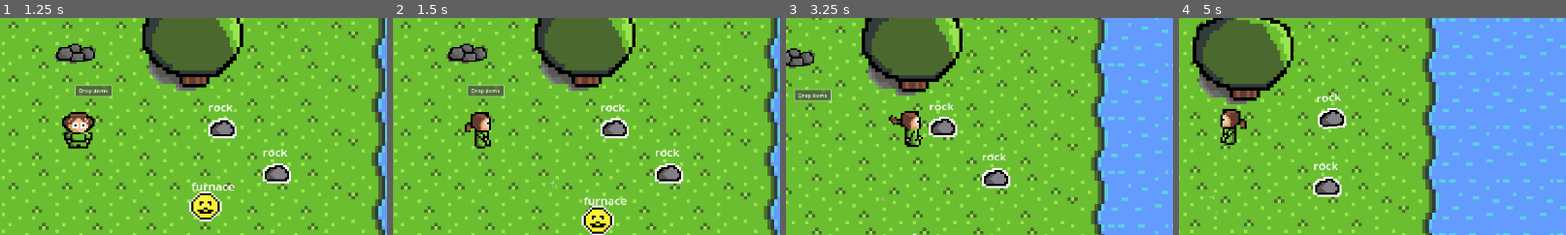
Above: before the commit, frames 1-4 (left to right).
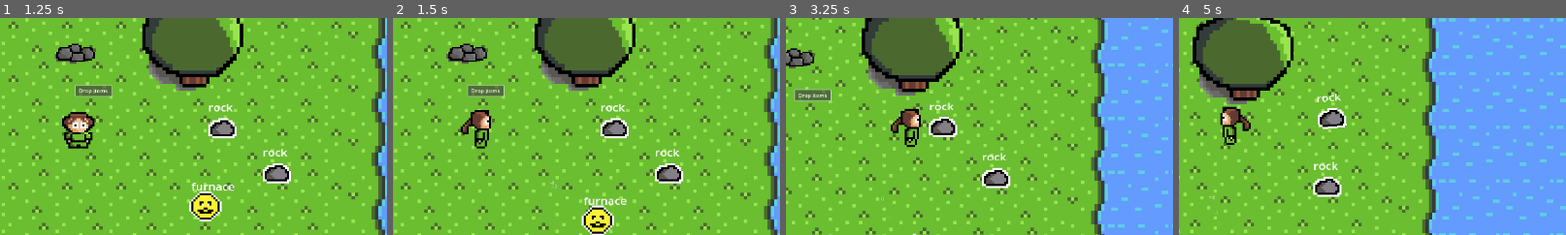
Above: after the commit, the same moments.

Repository: aubindetrez/DigitalReborn
Game: Godot game, scene res://scenes/main_scene.tscn
The game is run twice, just before and just after one commit, with the same random seed, the same clock (stepped at 60 frames per second) and the same inputs. Sound files missing from this copy of the repository are replaced by a short silence.
Inputs:
- Up to frame 1 (1.25 s): click "Drop items" at 0.5 s
- Up to frame 2 (1.5 s): tap Enter (ui_accept) at 1.25, 1.35 s; hold Right (ui_right) from 1.28 s (still down)
- Up to frame 3 (3.25 s): tap Enter (ui_accept) at 1.52, 1.82, 2.1, 2.27, 2.57, 2.85 s; release Right (ui_right) at 2.03 s; hold Down (ui_down) 2.03-2.78 s; hold Right (ui_right) from 2.78 s (still down)
- Up to frame 4 (5 s): release Right (ui_right) at 3.53 s; hold Up (ui_up) 3.53-4.28 s; tap Enter (ui_accept) at 3.6, 3.77, 4.07, 4.35, 4.52, 4.82 s; hold Left (ui_left) from 4.28 s (still down)
The pictures show only the part of the screen within x 40-90%, y 35-84%; the shares and areas given below are measured in that part.

Frame 1 is identical in both runs. In frame 2, 0.5% of the frame differs, in the area x 17-26%, y 42-60%; in frame 3, 0.6%, in the area x 26-36%, y 41-60%; in frame 4, 0.6%.

Commit message:
Add animations to the player when he uses magic to move objects around

Diff:
--- a/scenes/GrapRegion.gd
+++ b/scenes/GrapRegion.gd
@@ -4,6 +4,10 @@
 
 var can_grab: DroppedItem = null
 var grabbing: DroppedItem = null
+
+signal start_grabbing()
+signal stop_grabbing()
+
 @export var target: Node2D
 
 @export var activate: bool = false:
@@ -42,8 +46,10 @@
 func handle_inputs():
 	if Input.is_action_just_pressed("ui_accept"):
 		activate = true
+		start_grabbing.emit()
 	elif Input.is_action_just_released("ui_accept"):
 		activate = false
+		stop_grabbing.emit()
 
 func _on_area_entered(area: DroppedItem):
 	print("Can grab: ", area.common_name)
--- a/scenes/animate_moving_obj.gd
+++ b/scenes/animate_moving_obj.gd
@@ -18,6 +18,12 @@
 	parent = get_parent()
 	assert(parent is AnimatedSprite2D, "The parent must be an animated sprite2d")
 
+var magic = false
+# Enable / Disable magic animation
+func magic_on():
+	magic = true
+func magic_off():
+	magic = false
 
 var smoothed_rot = 0.0
 # Called every frame. 'delta' is the elapsed time since the previous frame.
@@ -37,28 +43,52 @@
 func anim_moving():
 	parent.speed_scale = 2 # by default the movement is too fast compared to the animation, speed up the animation
 	if smoothed_rot < (PI/2 - PI/4) and smoothed_rot > (-PI/2 + PI/4):
-		parent.play("upward")
+		if magic:
+			parent.play("upward_magic")
+		else:
+			parent.play("upward")
 	elif smoothed_rot < (-PI/2 - PI/4) or smoothed_rot > (PI/2 + PI/4):
-		parent.play("downward")
+		if magic:
+			parent.play("downward_magic")
+		else:
+			parent.play("downward")
 	elif smoothed_rot < (PI - PI/4) and smoothed_rot > (0 + PI/4):
 		parent.flip_h = false
-		parent.play("right")
+		if magic:
+			parent.play("right_magic")
+		else:
+			parent.play("right")
 	elif smoothed_rot > (-PI + PI/4) and smoothed_rot < (0 - PI/4):
 		parent.flip_h = true
-		parent.play("right")
+		if magic:
+			parent.play("right_magic")
+		else:
+			parent.play("right")
 
 func anim_idle():
 	parent.speed_scale = 1
 	if smoothed_rot < (PI/2 - PI/4) and smoothed_rot > (-PI/2 + PI/4):
-		parent.play("idleup")
+		if magic:
+			parent.play("idleup_magic")
+		else:
+			parent.play("idleup")
 	elif smoothed_rot < (-PI/2 - PI/4) or smoothed_rot > (PI/2 + PI/4):
-		parent.play("idledown")
+		if magic:
+			parent.play("idledown_magic")
+		else:
+			parent.play("idledown")
 	elif smoothed_rot < (PI - PI/4) and smoothed_rot > (0 + PI/4):
 		parent.flip_h = false
-		parent.play("idleright")
+		if magic:
+			parent.play("idleright_magic")
+		else:
+			parent.play("idleright")
 	elif smoothed_rot > (-PI + PI/4) and smoothed_rot < (0 - PI/4):
 		parent.flip_h = true
-		parent.play("idleright")
+		if magic:
+			parent.play("idleright_magic")
+		else:
+			parent.play("idleright")
 
 var blockingAnimAttack = false # Do not play any other animation if set
 func anim_attack(_strength):
--- a/scenes/main_scene.tscn
+++ b/scenes/main_scene.tscn
@@ -149,6 +149,22 @@
 atlas = ExtResource("2_uow8f")
 region = Rect2(96, 0, 32, 32)
 
+[sub_resource type="AtlasTexture" id="AtlasTexture_1hetx"]
+atlas = ExtResource("2_uow8f")
+region = Rect2(0, 320, 32, 32)
+
+[sub_resource type="AtlasTexture" id="AtlasTexture_rsswo"]
+atlas = ExtResource("2_uow8f")
+region = Rect2(32, 320, 32, 32)
+
+[sub_resource type="AtlasTexture" id="AtlasTexture_va2hl"]
+atlas = ExtResource("2_uow8f")
+region = Rect2(64, 320, 32, 32)
+
+[sub_resource type="AtlasTexture" id="AtlasTexture_5401k"]
+atlas = ExtResource("2_uow8f")
+region = Rect2(96, 320, 32, 32)
+
 [sub_resource type="AtlasTexture" id="AtlasTexture_4b2dr"]
 atlas = ExtResource("2_uow8f")
 region = Rect2(0, 128, 32, 32)
@@ -157,6 +173,14 @@
 atlas = ExtResource("2_uow8f")
 region = Rect2(32, 128, 32, 32)
 
+[sub_resource type="AtlasTexture" id="AtlasTexture_xjn0h"]
+atlas = ExtResource("2_uow8f")
+region = Rect2(0, 448, 32, 32)
+
+[sub_resource type="AtlasTexture" id="AtlasTexture_ggdrp"]
+atlas = ExtResource("2_uow8f")
+region = Rect2(32, 448, 32, 32)
+
 [sub_resource type="AtlasTexture" id="AtlasTexture_ksclr"]
 atlas = ExtResource("2_uow8f")
 region = Rect2(0, 192, 32, 32)
@@ -165,6 +189,14 @@
 atlas = ExtResource("2_uow8f")
 region = Rect2(32, 192, 32, 32)
 
+[sub_resource type="AtlasTexture" id="AtlasTexture_hmjpe"]
+atlas = ExtResource("2_uow8f")
+region = Rect2(0, 480, 32, 32)
+
+[sub_resource type="AtlasTexture" id="AtlasTexture_1mloy"]
+atlas = ExtResource("2_uow8f")
+region = Rect2(32, 480, 32, 32)
+
 [sub_resource type="AtlasTexture" id="AtlasTexture_l8mqj"]
 atlas = ExtResource("2_uow8f")
 region = Rect2(0, 64, 32, 32)
@@ -173,6 +205,14 @@
 atlas = ExtResource("2_uow8f")
 region = Rect2(32, 64, 32, 32)
 
+[sub_resource type="AtlasTexture" id="AtlasTexture_4ohd3"]
+atlas = ExtResource("2_uow8f")
+region = Rect2(0, 416, 32, 32)
+
+[sub_resource type="AtlasTexture" id="AtlasTexture_rgt4e"]
+atlas = ExtResource("2_uow8f")
+region = Rect2(32, 416, 32, 32)
+
 [sub_resource type="AtlasTexture" id="AtlasTexture_im84s"]
 atlas = ExtResource("2_uow8f")
 region = Rect2(0, 96, 32, 32)
@@ -189,6 +229,22 @@
 atlas = ExtResource("2_uow8f")
 region = Rect2(96, 96, 32, 32)
 
+[sub_resource type="AtlasTexture" id="AtlasTexture_arii6"]
+atlas = ExtResource("2_uow8f")
+region = Rect2(0, 384, 32, 32)
+
+[sub_resource type="AtlasTexture" id="AtlasTexture_tfklu"]
+atlas = ExtResource("2_uow8f")
+region = Rect2(32, 384, 32, 32)
+
+[sub_resource type="AtlasTexture" id="AtlasTexture_stvqr"]
+atlas = ExtResource("2_uow8f")
+region = Rect2(64, 384, 32, 32)
+
+[sub_resource type="AtlasTexture" id="AtlasTexture_lagn7"]
+atlas = ExtResource("2_uow8f")
+region = Rect2(96, 384, 32, 32)
+
 [sub_resource type="AtlasTexture" id="AtlasTexture_2bsob"]
 atlas = ExtResource("2_uow8f")
 region = Rect2(0, 160, 32, 32)
@@ -208,6 +264,22 @@
 [sub_resource type="AtlasTexture" id="AtlasTexture_ovk6y"]
 atlas = ExtResource("2_uow8f")
 region = Rect2(96, 32, 32, 32)
+
+[sub_resource type="AtlasTexture" id="AtlasTexture_aywe4"]
+atlas = ExtResource("2_uow8f")
+region = Rect2(0, 352, 32, 32)
+
+[sub_resource type="AtlasTexture" id="AtlasTexture_nxuv0"]
+atlas = ExtResource("2_uow8f")
+region = Rect2(32, 352, 32, 32)
+
+[sub_resource type="AtlasTexture" id="AtlasTexture_v0x4i"]
+atlas = ExtResource("2_uow8f")
+region = Rect2(64, 352, 32, 32)
+
+[sub_resource type="AtlasTexture" id="AtlasTexture_xcwyg"]
+atlas = ExtResource("2_uow8f")
+region = Rect2(96, 352, 32, 32)
 
 [sub_resource type="SpriteFrames" id="SpriteFrames_05rlv"]
 animations = [{
@@ -292,6 +364,23 @@
 "speed": 5.0
 }, {
 "frames": [{
+"duration": 1.0,
+"texture": SubResource("AtlasTexture_1hetx")
+}, {
+"duration": 1.0,
+"texture": SubResource("AtlasTexture_rsswo")
+}, {
+"duration": 1.0,
+"texture": SubResource("AtlasTexture_va2hl")
+}, {
+"duration": 1.0,
+"texture": SubResource("AtlasTexture_5401k")
+}],
+"loop": true,
+"name": &"downward_magic",
+"speed": 5.0
+}, {
+"frames": [{
 "duration": 2.0,
 "texture": SubResource("AtlasTexture_4b2dr")
 }, {
@@ -303,6 +392,17 @@
 "speed": 5.0
 }, {
 "frames": [{
+"duration": 1.0,
+"texture": SubResource("AtlasTexture_xjn0h")
+}, {
+"duration": 1.0,
+"texture": SubResource("AtlasTexture_ggdrp")
+}],
+"loop": true,
+"name": &"idledown_magic",
+"speed": 5.0
+}, {
+"frames": [{
 "duration": 2.0,
 "texture": SubResource("AtlasTexture_ksclr")
 }, {
@@ -314,6 +414,17 @@
 "speed": 5.0
 }, {
 "frames": [{
+"duration": 1.0,
+"texture": SubResource("AtlasTexture_hmjpe")
+}, {
+"duration": 1.0,
+"texture": SubResource("AtlasTexture_1mloy")
+}],
+"loop": true,
+"name": &"idleright_magic",
+"speed": 5.0
+}, {
+"frames": [{
 "duration": 2.0,
 "texture": SubResource("AtlasTexture_l8mqj")
 }, {
@@ -326,6 +437,17 @@
 }, {
 "frames": [{
 "duration": 1.0,
+"texture": SubResource("AtlasTexture_4ohd3")
+}, {
+"duration": 1.0,
+"texture": SubResource("AtlasTexture_rgt4e")
+}],
+"loop": true,
+"name": &"idleup_magic",
+"speed": 5.0
+}, {
+"frames": [{
+"duration": 1.0,
 "texture": SubResource("AtlasTexture_im84s")
 }, {
 "duration": 1.0,
@@ -343,6 +465,23 @@
 }, {
 "frames": [{
 "duration": 1.0,
+"texture": SubResource("AtlasTexture_arii6")
+}, {
+"duration": 1.0,
+"texture": SubResource("AtlasTexture_tfklu")
+}, {
+"duration": 1.0,
+"texture": SubResource("AtlasTexture_stvqr")
+}, {
+"duration": 1.0,
+"texture": SubResource("AtlasTexture_lagn7")
+}],
+"loop": true,
+"name": &"right_magic",
+"speed": 5.0
+}, {
+"frames": [{
+"duration": 1.0,
 "texture": SubResource("AtlasTexture_2bsob")
 }],
 "loop": true,
@@ -364,6 +503,23 @@
 }],
 "loop": true,
 "name": &"upward",
+"speed": 5.0
+}, {
+"frames": [{
+"duration": 1.0,
+"texture": SubResource("AtlasTexture_aywe4")
+}, {
+"duration": 1.0,
+"texture": SubResource("AtlasTexture_nxuv0")
+}, {
+"duration": 1.0,
+"texture": SubResource("AtlasTexture_v0x4i")
+}, {
+"duration": 1.0,
+"texture": SubResource("AtlasTexture_xcwyg")
+}],
+"loop": true,
+"name": &"upward_magic",
 "speed": 5.0
 }]
 
@@ -425,7 +581,7 @@
 position = Vector2(4, -62)
 scale = Vector2(6, 6)
 sprite_frames = SubResource("SpriteFrames_05rlv")
-animation = &"attackup"
+animation = &"idledown"
 autoplay = "idledown"
 
 [node name="ChangeAnimBasedOnMvmnt" type="Node" parent="Player/PlayerSprite"]
@@ -454,7 +610,6 @@
 collision_mask = 4
 script = ExtResource("13_23sqs")
 target = NodePath("GrabTarget")
-activate = null
 
 [node name="CollisionShape2D" type="CollisionShape2D" parent="Player/AttackRegion/GrapRegion"]
 position = Vector2(0, -98)
@@ -489,3 +644,5 @@
 [connection signal="body_shape_entered" from="Player/AttackRegion" to="Player/AttackRegion" method="_on_body_shape_entered"]
 [connection signal="area_entered" from="Player/AttackRegion/GrapRegion" to="Player/AttackRegion/GrapRegion" method="_on_area_entered"]
 [connection signal="area_exited" from="Player/AttackRegion/GrapRegion" to="Player/AttackRegion/GrapRegion" method="_on_area_exited"]
+[connection signal="start_grabbing" from="Player/AttackRegion/GrapRegion" to="Player/PlayerSprite/ChangeAnimBasedOnMvmnt" method="magic_on"]
+[connection signal="stop_grabbing" from="Player/AttackRegion/GrapRegion" to="Player/PlayerSprite/ChangeAnimBasedOnMvmnt" method="magic_off"]
Binary file changed: assets/player/player_v2.ase
Binary file changed: assets/player/player_v2.png
Not shown: 1 places in scenes/main_scene.tscn that only renumber resources
